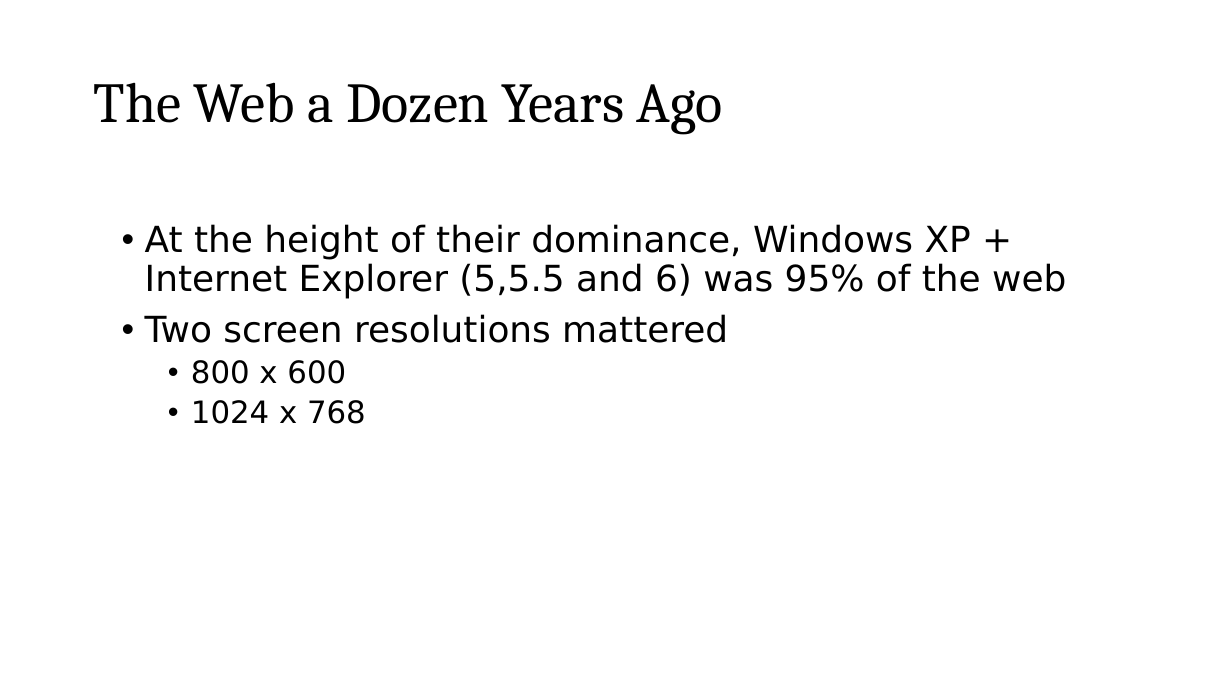
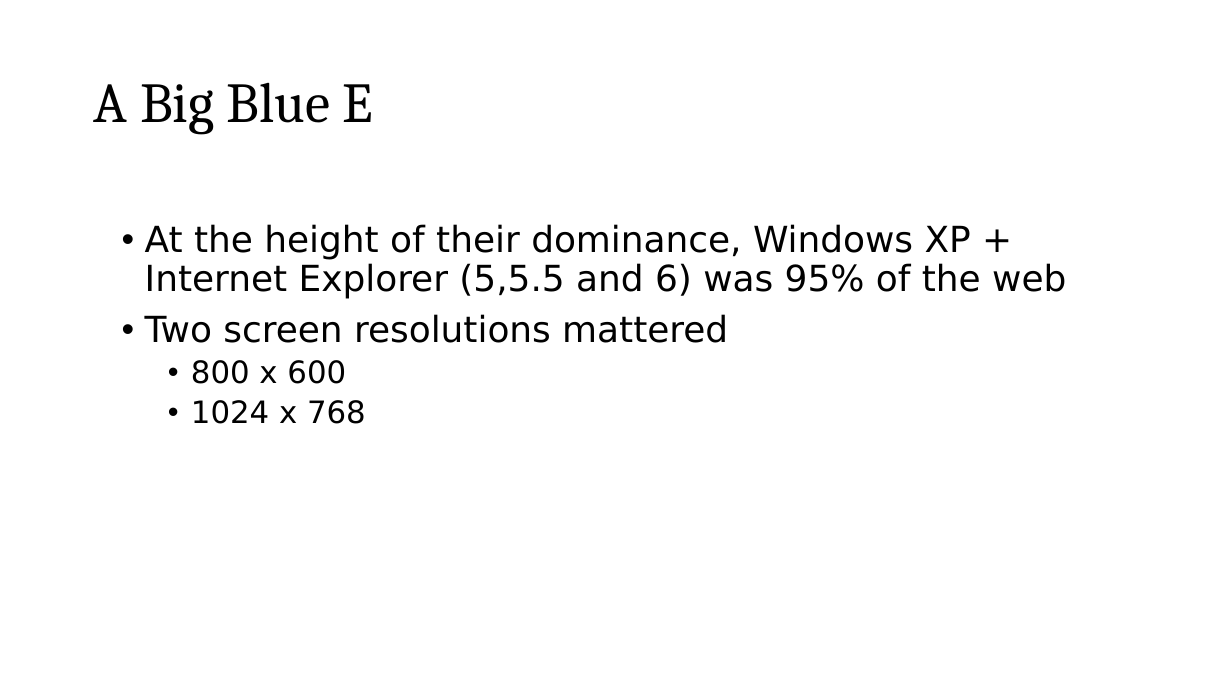
Before and after one commit to roblarsen/rob-larsen-presentations, a slide deck: slide 3 of wild-world-web.pptx. Drawn at 1232x693 pixels with LibreOffice and Linux fonts; fonts in the diff are those of the drawing; background and template pictures are left out. Boxes give left, top, right and bottom in pixels: in the first picture for what was removed or moved away, otherwise in the second. Text is boxed around its words. In the diff, an @@ line names an element or a change of style, - is before the commit and + after.

```diff
--- a/wild-world-web.pptx
+++ b/wild-world-web.pptx
@@ title at (x1=94, y1=82, x2=373, y2=134): text changed @@
-The Web a Dozen Years Ago
+A Big Blue E
```
Also in this commit, not shown: 12 other slides changed, 4 slides added, 1 slide removed.
